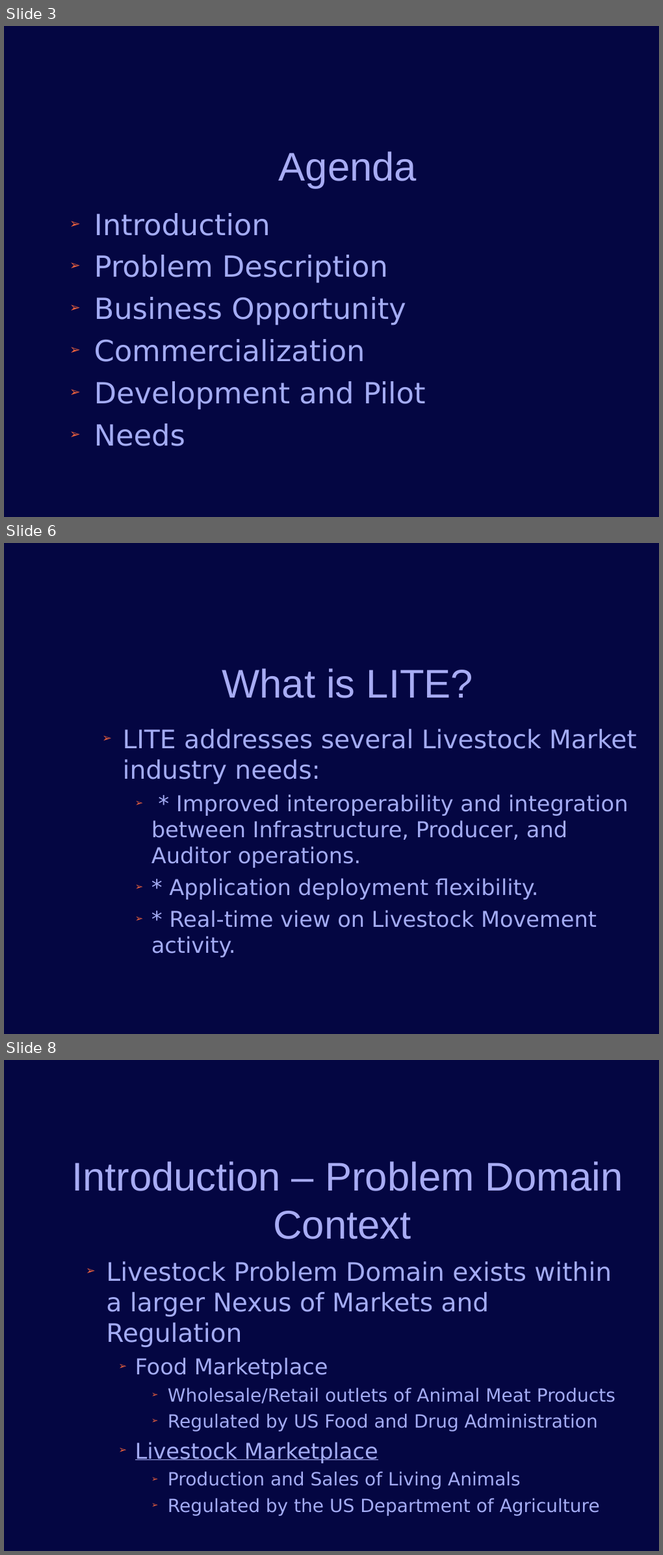
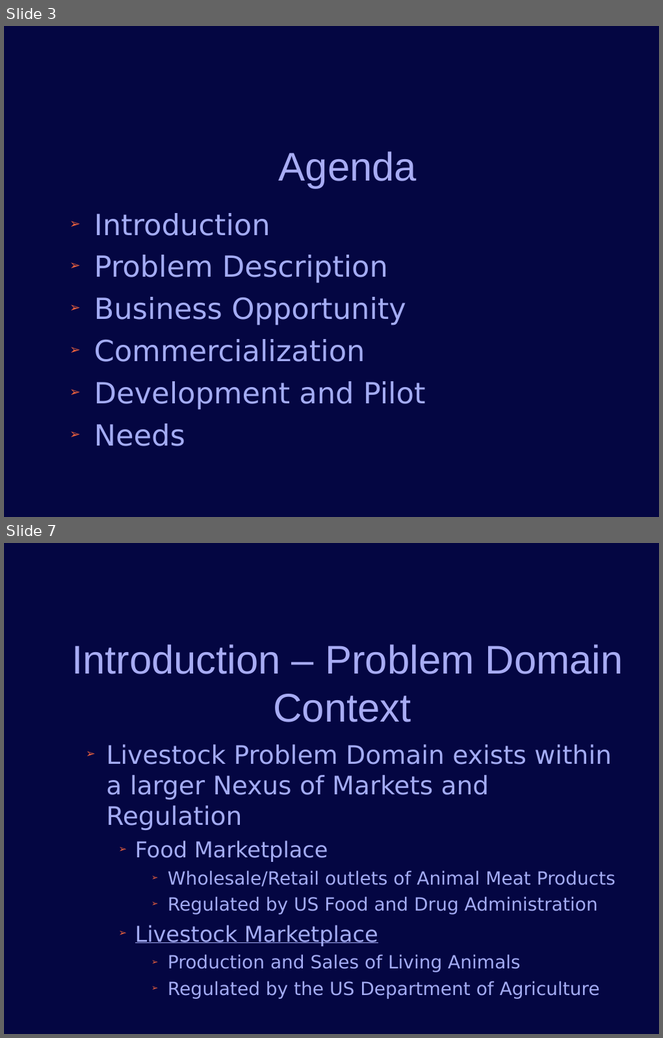
Before and after one commit to jconlon/Tracker, a slide deck: tracker/trunk/com.verticon.tracker.documentation/src/Business Introduction.odp. Shown one above the other, each under a label of ours: slides 3, 6 and 8 before the commit, slides 3 and 7 after it; the slides between them are not shown. The pictures are 663x1555 and 663x1038 pixels, drawn with LibreOffice and Linux fonts; fonts in the diff are those of the drawing; background and template pictures are left out. Boxes give left, top, right and bottom in pixels: in the first picture for what was removed or moved away, otherwise in the second. Text is boxed around its words. In the diff, an @@ line names an element or a change of style, - is before the commit and + after.

```diff
--- a/tracker/trunk/com.verticon.tracker.documentation/src/Business Introduction.odp
+++ b/tracker/trunk/com.verticon.tracker.documentation/src/Business Introduction.odp
@@ slide 6 removed at box(4, 543, 659, 1034), background #040642 @@
@@ title removed at box(222, 668, 473, 698) @@
-What is LITE?
@@ text removed at box(123, 729, 637, 958) @@
-  ➢ LITE addresses several Livestock Market industry needs:
-    ➢ * Improved interoperability and integration between Infrastructure, Producer, and Auditor operations.
-    ➢ * Application deployment flexibility.
-    ➢ * Real-time view on Livestock Movement activity.
@@ what was slide 8 is now slide 7 @@
```
Also in this commit, not shown: 5 slides changed, 1 slide added, 1 other slide removed.
